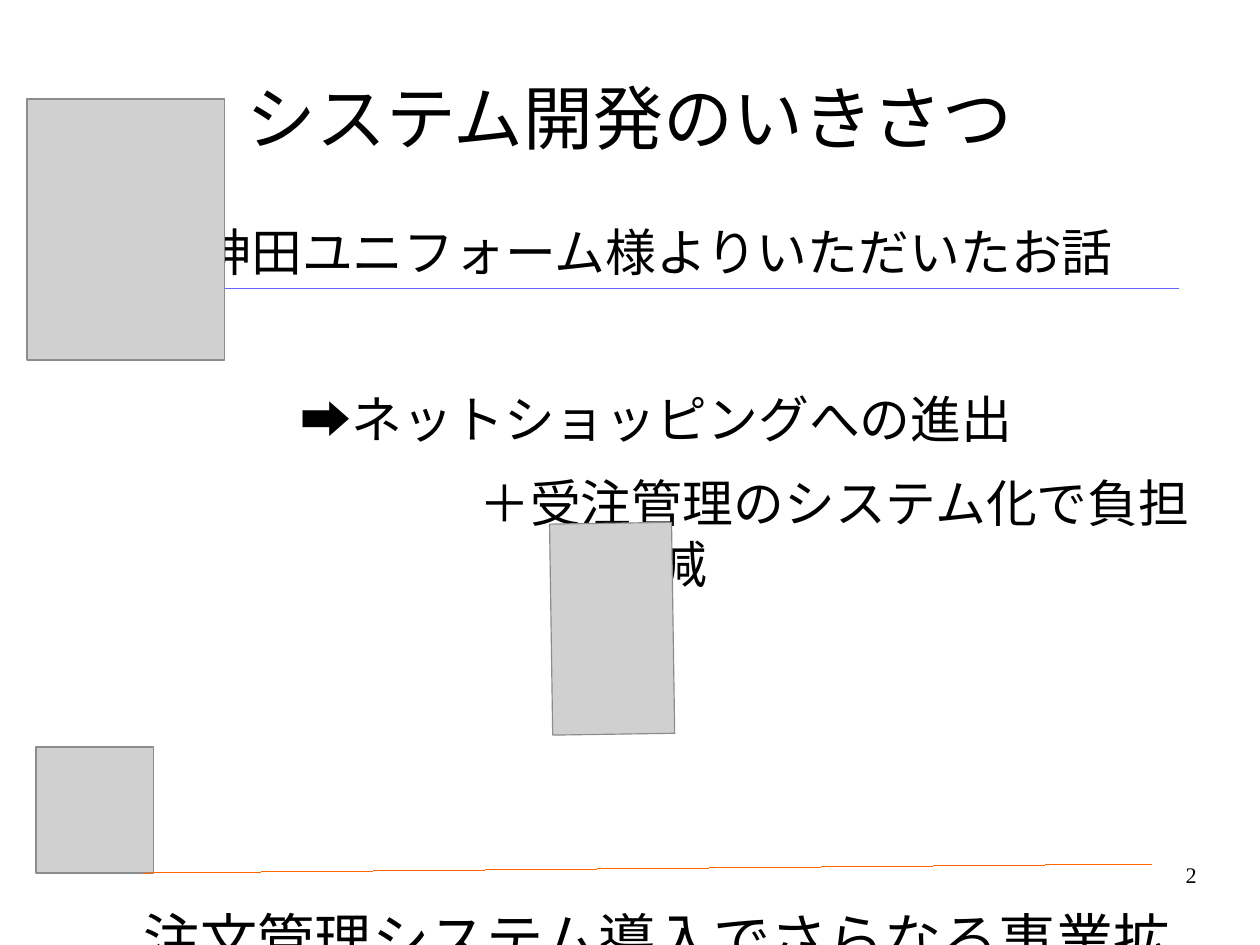
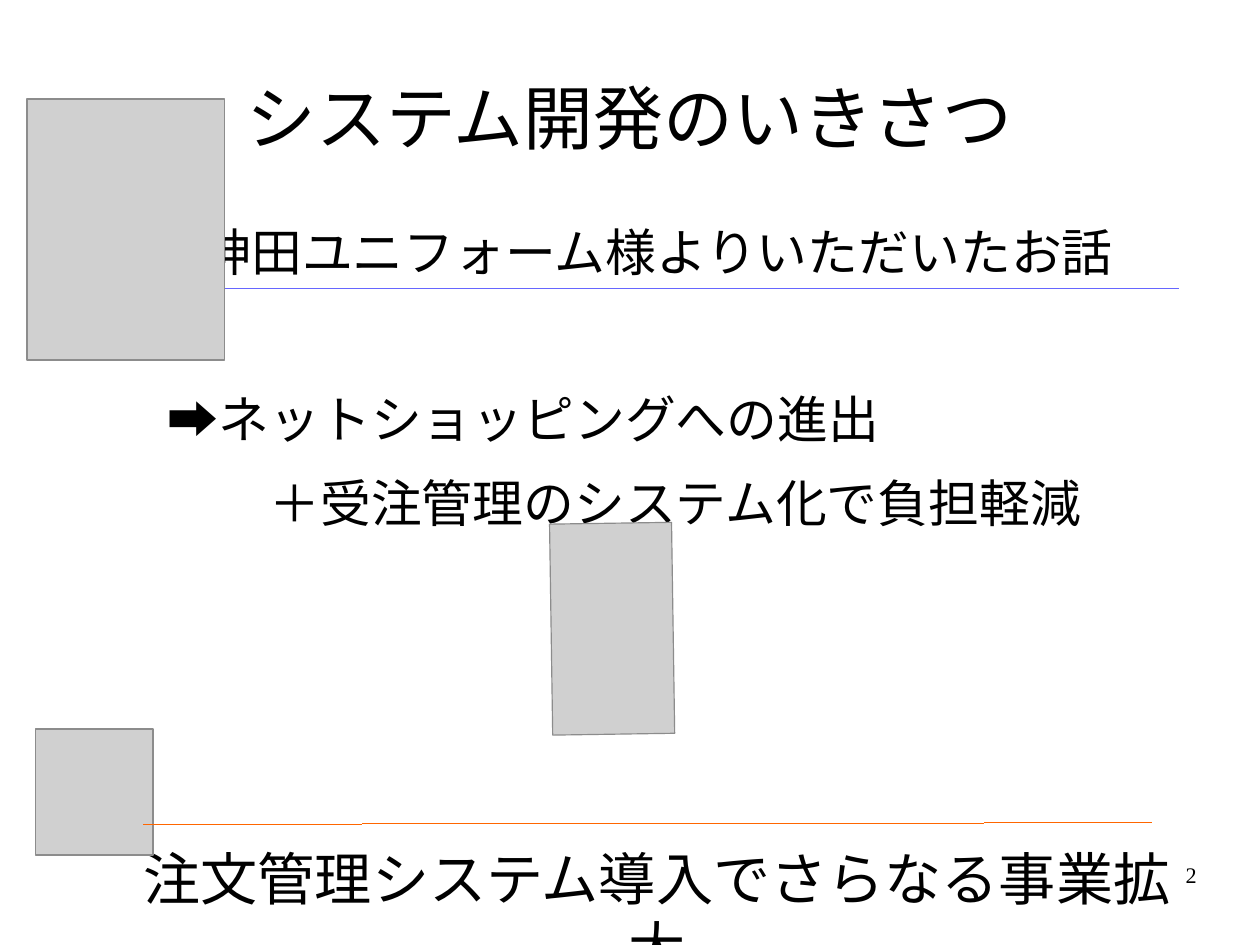
Before and after one commit to black1000/system, a slide deck: slide 2 of ユニフォームプレゼンテーション.odp. Drawn at 1260x945 pixels with LibreOffice and Linux fonts; fonts in the diff are those of the drawing; grey boxes stand for pictures. Boxes give left, top, right and bottom in pixels: in the first picture for what was removed or moved away, otherwise in the second. Text is boxed around its words. In the diff, an @@ line names an element or a change of style, - is before the commit and + after.

```diff
--- a/ユニフォームプレゼンテーション.odp
+++ b/ユニフォームプレゼンテーション.odp
@@ text at [168, 395, 1081, 535]: alignment centre to left @@
@@ picture: place and size @@
-picture at [35, 748, 153, 874]
+picture at [35, 729, 153, 855]
@@ line moved from (144, 874) - (1153, 864) to (144, 824) - (1153, 823) @@
```
Also in this commit, not shown: 10 other slides changed.
